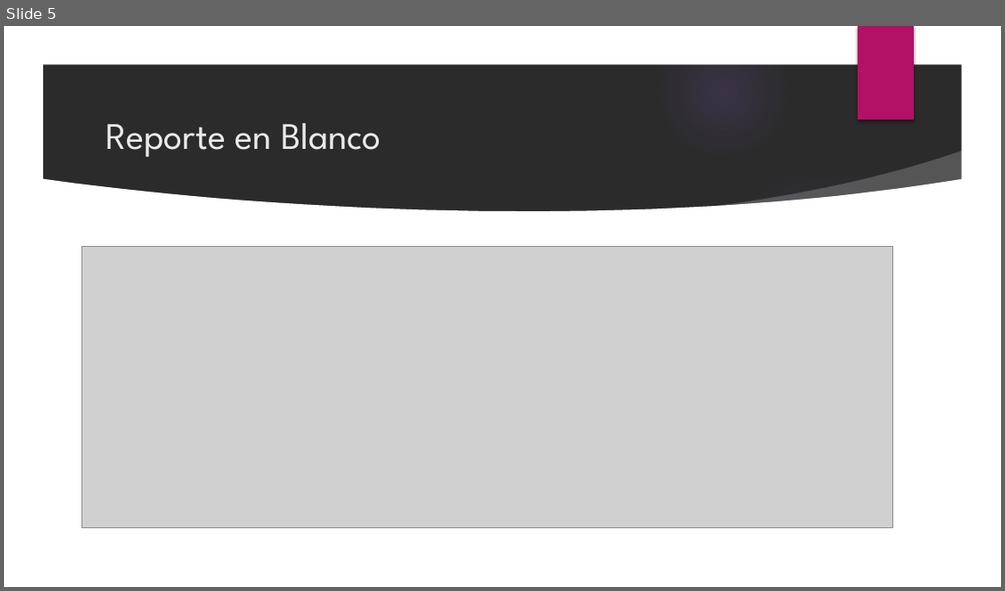
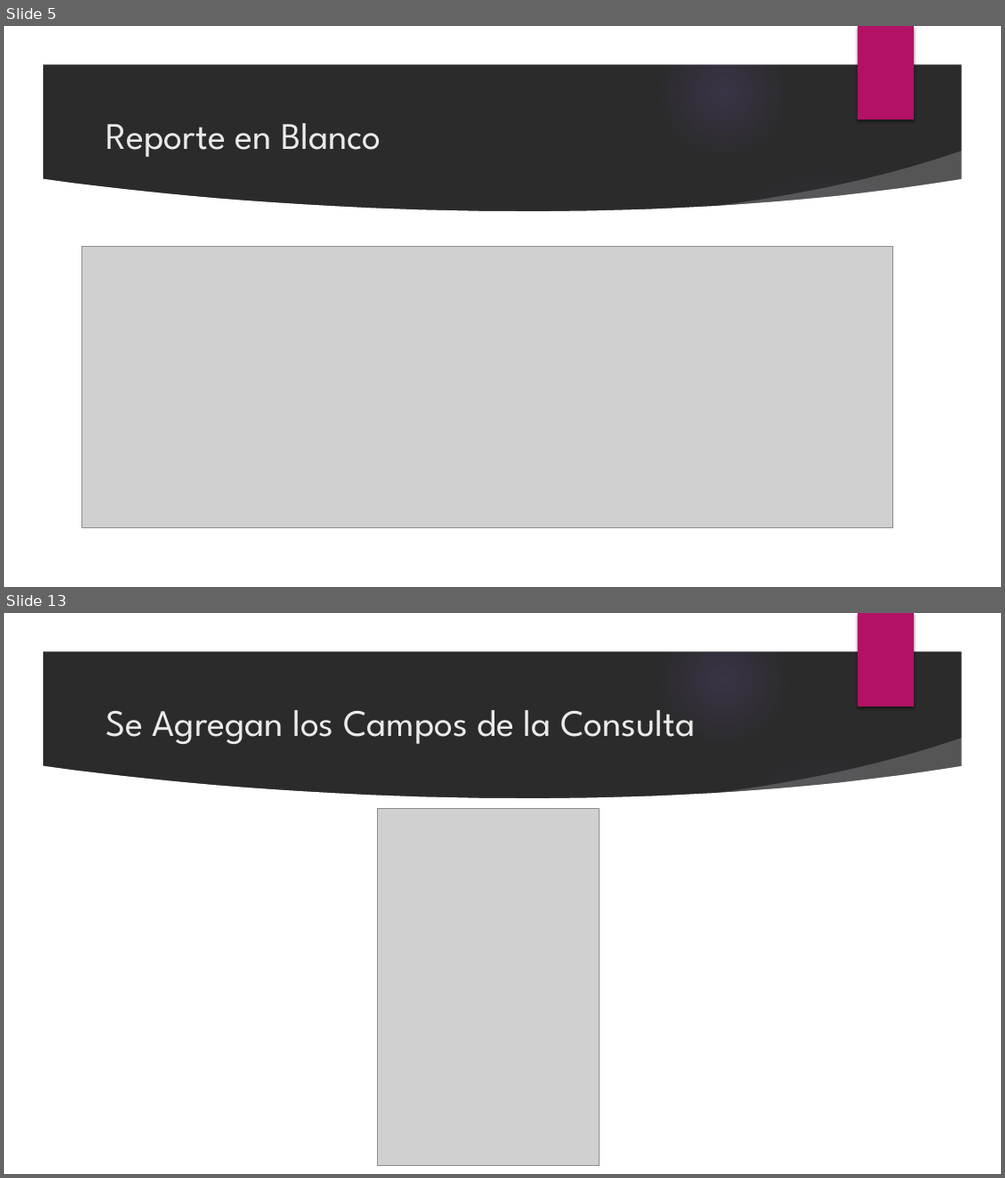
Before and after one commit to ranjua/IPC2J15, a slide deck: TareaPractica2/Manual Crystal Reports.pptx. Shown one above the other, each under a label of ours: slide 5 before the commit, slides 5 and 13 after it; the slides between them are not shown. The pictures are 1005x591 and 1005x1178 pixels, drawn with LibreOffice and Linux fonts; fonts in the diff are those of the drawing; grey boxes stand for pictures; background and template pictures are left out; a plain dark background stands for a picture behind light text. Boxes give left, top, right and bottom in pixels: in the first picture for what was removed or moved away, otherwise in the second. Text is boxed around its words. In the diff, an @@ line names an element or a change of style, - is before the commit and + after.

```diff
--- a/TareaPractica2/Manual Crystal Reports.pptx
+++ b/TareaPractica2/Manual Crystal Reports.pptx
@@ slide 13 added at box(4, 613, 1001, 1174), background picture (left out); not listed: 9 template elements that a slide beside it also shows @@
@@ title added at box(105, 710, 695, 744), 36 pt, text #EBEBEB @@
+Se Agregan los Campos de la Consulta
@@ picture added at box(377, 809, 599, 1166) @@
```
Also in this commit, not shown: 2 slides changed, 15 other slides added, 8 other files.
